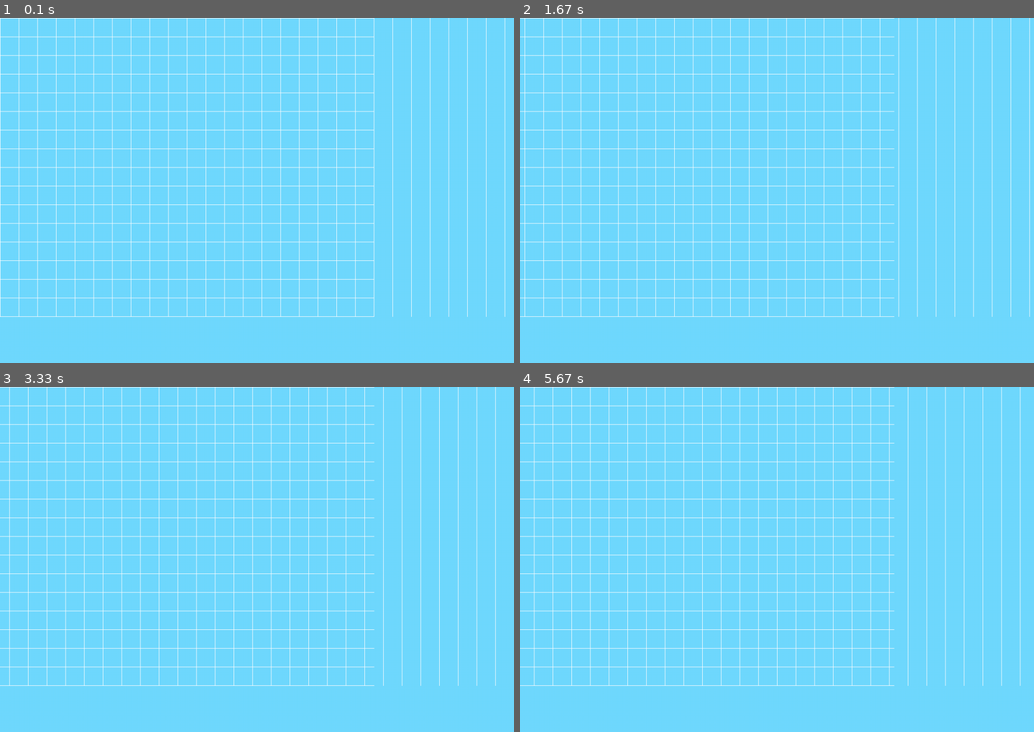
Above: before the commit, frames 1-4 (two rows, left to right).
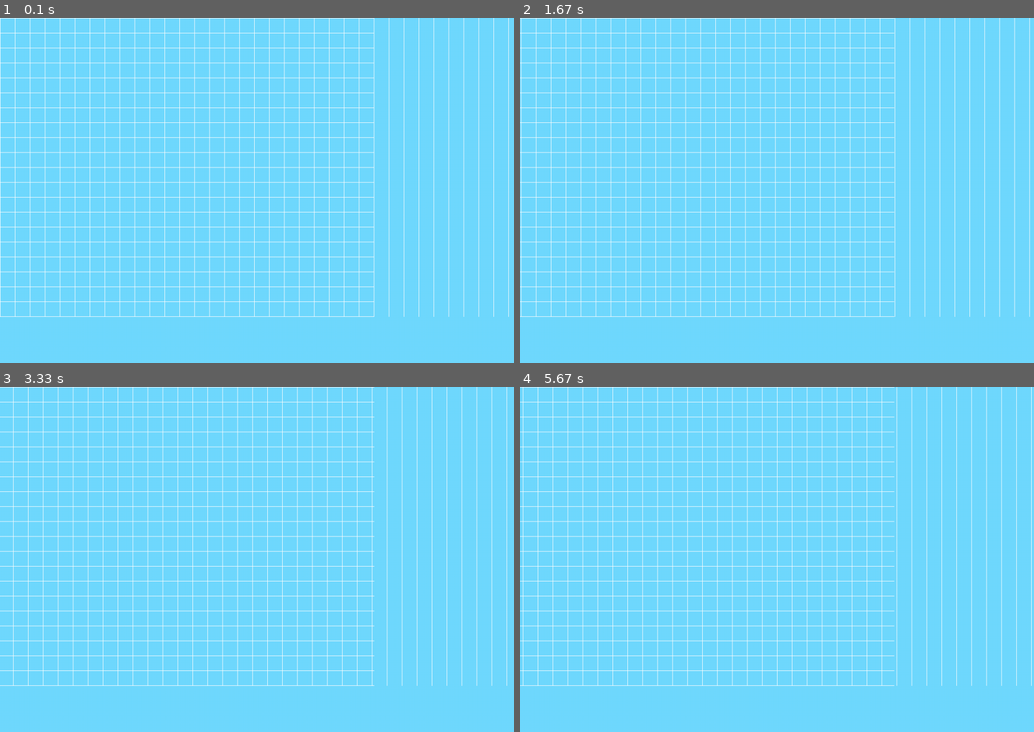
Above: after the commit, the same moments.

Repository: Joe-Newm/Pygame-Platformer-Level-Editor
Game: pygame game, started from main.py
Two runs of this game, one before a commit and one after it. Both use one fixed random seed, a clock stepped at 60 frames per second and the inputs below.
Inputs:
- Up to frame 1 (0.1 s): no input
- Up to frame 2 (1.67 s): hold Right 0.33-0.8 s; hold Right 0.83-1.3 s; hold Left from 1.33 s (still down)
- Up to frame 3 (3.33 s): release Left at 1.87 s; hold Left 1.9-2.3 s; hold Right 2.33-2.97 s; hold Left from 3 s (still down)
- Up to frame 4 (5.67 s): release Left at 3.47 s; hold Right 3.5-3.97 s; hold Right 4-4.47 s; hold Left 5.07-5.47 s; hold Right from 5.5 s (still down)

The runs differ from the first frame. In frame 1, 11% of the frame differs, in the area x 0-99%, y 0-87%; in frame 2, 12%, in the area x 0-97%, y 0-87%; in frame 3, 11%; in frame 4, 11%.

Commit message:
corrected grid size

Diff:
--- a/main.py
+++ b/main.py
@@ -19,7 +19,7 @@
 scroll = 0
 scroll_speed = 1
 
-ROWS = 16
+ROWS = 20
 COLUMNS = 150
 TILE_SIZE = screen_height // ROWS
 
